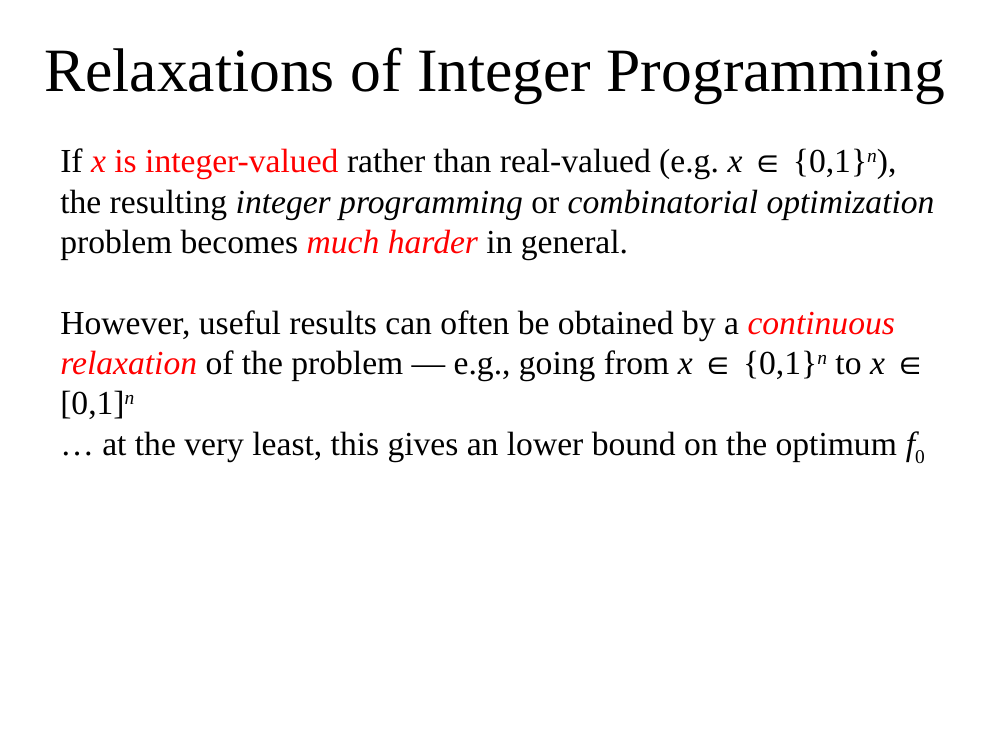
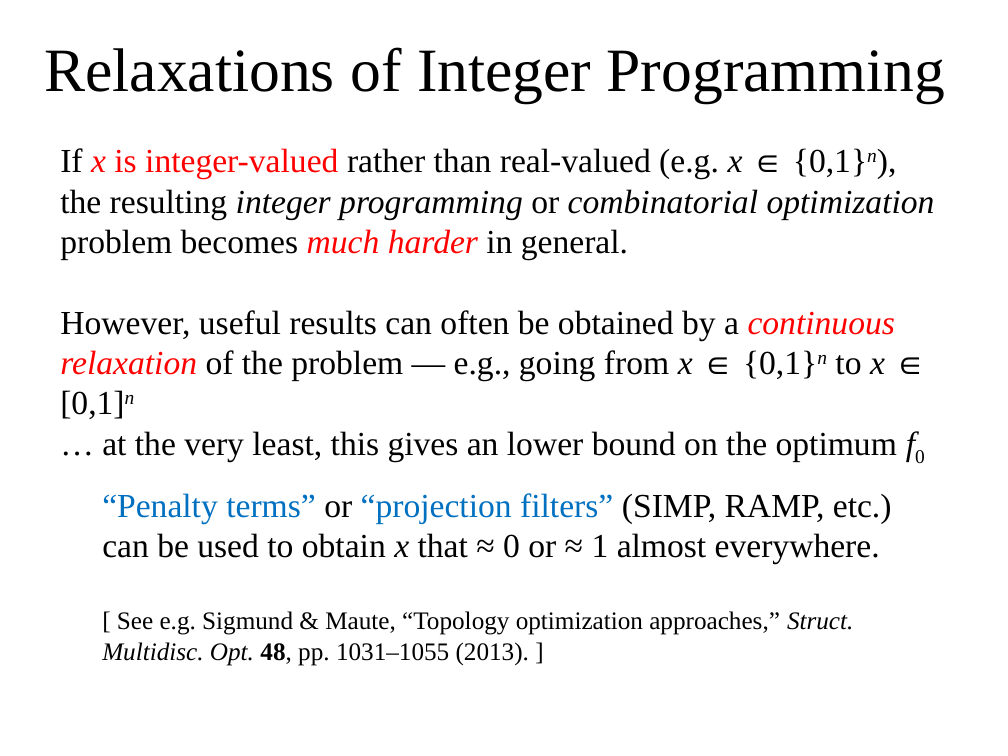
Before and after one commit to mitmath/18335, a slide deck: slide 12 of notes/optimization.pptx. Drawn at 1008x756 pixels with LibreOffice and Linux fonts; fonts in the diff are those of the drawing. Boxes give left, top, right and bottom in pixels: in the first picture for what was removed or moved away, otherwise in the second. Text is boxed around its words. In the diff, an @@ line names an element or a change of style, - is before the commit and + after.

Commit message:
lecture updates

```diff
--- a/notes/optimization.pptx
+++ b/notes/optimization.pptx
@@ text added at (x1=102, y1=493, x2=892, y2=666), 18 pt, text #000000 @@
+“Penalty terms” or “projection filters” (SIMP, RAMP, etc.) can be used to obtain x that ≈ 0 or ≈ 1 almost everywhere.
+[ See e.g. Sigmund & Maute, “Topology optimization approaches,” Struct. Multidisc. Opt. 48, pp. 1031–1055 (2013). ]
```
Also in this commit, not shown: 1 other slide changed, 2 other files.
